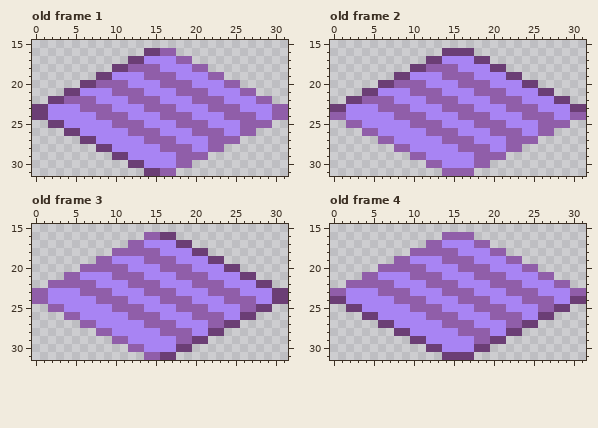
Two versions of one pixel-art file, Assets/Art/Decoration/S_ENV_Rug.aseprite. The first picture shows the starting point.
32x32 pixels, 9 frames. Shown: old frame 1: x 0..31, y 15..31; old frame 2: x 0..31, y 15..31; old frame 3: x 0..31, y 15..31; old frame 4: x 0..31, y 15..31. The commit also changed other frames, which this record leaves out.
The same view after the edit:
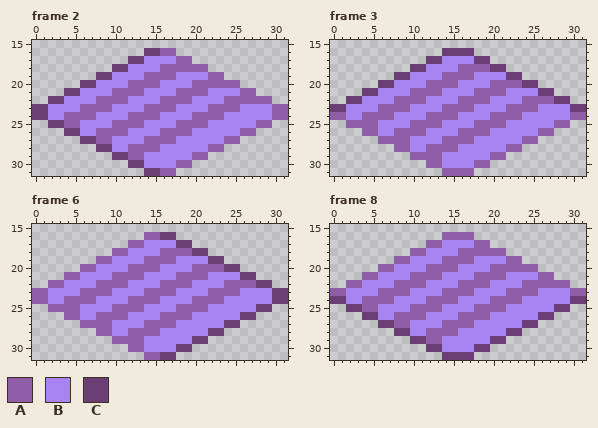
Palette (. is transparent): A #905ea9  B #a884f3  C #6b3e75
A new or re-ordered frame is compared with the old frame closest to it.
Edits made:
frames 9 -> 18
--- frame 2 is new; against old frame 1, layer "Layer 1"
@@ x 0..31 @@
 17 ............CCBBBBAA............
-18 ..........CCAAAABBBBAA..........
+18 ..........CCBBBBAAAAAA..........
 19 ........CCBBBBAAAABBBBAA........
-20 ......CCAAAABBBBAAAABBBBAA......
+20 ......CCBBBBAAAABBBBAAAAAA......
 21 ....CCBBBBAAAABBBBAAAABBBBAA....
-22 ..CCAAAABBBBAAAABBBBAAAABBBBAA..
+22 ..CCBBBBAAAABBBBAAAABBBBAAAAAA..
 23 CCBBBBAAAABBBBAAAABBBBAAAABBBBAA
-24 CCBBBBBBAAAABBBBAAAABBBBAAAABBAA
-25 ..CCBBBBBBAAAABBBBAAAABBBBAAAA..
-26 ....CCBBBBBBAAAABBBBAAAABBAA....
-27 ......CCBBBBBBAAAABBBBAAAA......
-28 ........CCBBBBBBAAAABBAA........
-29 ..........CCBBBBBBAAAA..........
+24 CCBBAAAABBBBAAAABBBBAAAABBBBBBAA
+25 ..CCAABBBBAAAABBBBAAAABBBBBBAA..
+26 ....CCBBAAAABBBBAAAABBBBBBAA....
+27 ......CCAABBBBAAAABBBBBBAA......
+28 ........CCBBAAAABBBBBBAA........
+29 ..........CCAABBBBBBAA..........
 30 ............CCBBBBAA............
--- frame 3 is new; against old frame 2, layer "Layer 1"
@@ x 0..31 @@
 17 ............CCBBBBCC............
-18 ..........CCAAAABBBBCC..........
+18 ..........CCBBBBAAAACC..........
 19 ........CCBBBBAAAABBBBCC........
-20 ......CCAAAABBBBAAAABBBBCC......
+20 ......CCBBBBAAAABBBBAAAACC......
 21 ....CCBBBBAAAABBBBAAAABBBBCC....
-22 ..CCAAAABBBBAAAABBBBAAAABBBBCC..
+22 ..CCBBBBAAAABBBBAAAABBBBAAAACC..
 23 CCBBBBAAAABBBBAAAABBBBAAAABBBBCC
-24 AABBBBBBAAAABBBBAAAABBBBAAAABBAA
-25 ..AABBBBBBAAAABBBBAAAABBBBAAAA..
-26 ....AABBBBBBAAAABBBBAAAABBAA....
-27 ......AABBBBBBAAAABBBBAAAA......
-28 ........AABBBBBBAAAABBAA........
-29 ..........AABBBBBBAAAA..........
+24 AABBAAAABBBBAAAABBBBAAAABBBBBBAA
+25 ..AAAABBBBAAAABBBBAAAABBBBBBAA..
+26 ....AABBAAAABBBBAAAABBBBBBAA....
+27 ......AAAABBBBAAAABBBBBBAA......
+28 ........AABBAAAABBBBBBAA........
+29 ..........AAAABBBBBBAA..........
 30 ............AABBBBAA............
--- frame 6 is new; against old frame 3, layer "Layer 1"
@@ x 0..31 @@
 17 ............AABBBBCC............
-18 ..........AAAAAABBBBCC..........
+18 ..........AABBBBAAAACC..........
 19 ........AABBBBAAAABBBBCC........
-20 ......AAAAAABBBBAAAABBBBCC......
+20 ......AABBBBAAAABBBBAAAACC......
 21 ....AABBBBAAAABBBBAAAABBBBCC....
-22 ..AAAAAABBBBAAAABBBBAAAABBBBCC..
+22 ..AABBBBAAAABBBBAAAABBBBAAAACC..
 23 AABBBBAAAABBBBAAAABBBBAAAABBBBCC
-24 AABBBBBBAAAABBBBAAAABBBBAAAABBCC
-25 ..AABBBBBBAAAABBBBAAAABBBBAACC..
-26 ....AABBBBBBAAAABBBBAAAABBCC....
-27 ......AABBBBBBAAAABBBBAACC......
-28 ........AABBBBBBAAAABBCC........
-29 ..........AABBBBBBAACC..........
+24 AABBAAAABBBBAAAABBBBAAAABBBBBBCC
+25 ..AAAABBBBAAAABBBBAAAABBBBBBCC..
+26 ....AABBAAAABBBBAAAABBBBBBCC....
+27 ......AAAABBBBAAAABBBBBBCC......
+28 ........AABBAAAABBBBBBCC........
+29 ..........AAAABBBBBBCC..........
 30 ............AABBBBCC............
--- frame 8 is new; against old frame 4, layer "Layer 1"
@@ x 0..31 @@
 17 ............AABBBBAA............
-18 ..........AAAAAABBBBAA..........
+18 ..........AABBBBAAAAAA..........
 19 ........AABBBBAAAABBBBAA........
-20 ......AAAAAABBBBAAAABBBBAA......
+20 ......AABBBBAAAABBBBAAAAAA......
 21 ....AABBBBAAAABBBBAAAABBBBAA....
-22 ..AAAAAABBBBAAAABBBBAAAABBBBAA..
+22 ..AABBBBAAAABBBBAAAABBBBAAAAAA..
 23 AABBBBAAAABBBBAAAABBBBAAAABBBBAA
-24 CCBBBBBBAAAABBBBAAAABBBBAAAABBCC
-25 ..CCBBBBBBAAAABBBBAAAABBBBAACC..
-26 ....CCBBBBBBAAAABBBBAAAABBCC....
-27 ......CCBBBBBBAAAABBBBAACC......
-28 ........CCBBBBBBAAAABBCC........
-29 ..........CCBBBBBBAACC..........
+24 CCBBAAAABBBBAAAABBBBAAAABBBBBBCC
+25 ..CCAABBBBAAAABBBBAAAABBBBBBCC..
+26 ....CCBBAAAABBBBAAAABBBBBBCC....
+27 ......CCAABBBBAAAABBBBBBCC......
+28 ........CCBBAAAABBBBBBCC........
+29 ..........CCAABBBBBBCC..........
 30 ............CCBBBBCC............
Boxes around the changes in both pictures, in picture pixels (x1, y1, x2, y2):
changed: (64, 64, 256, 160)
changed: (362, 64, 554, 160)
changed: (64, 248, 256, 344)
changed: (362, 248, 554, 344)
